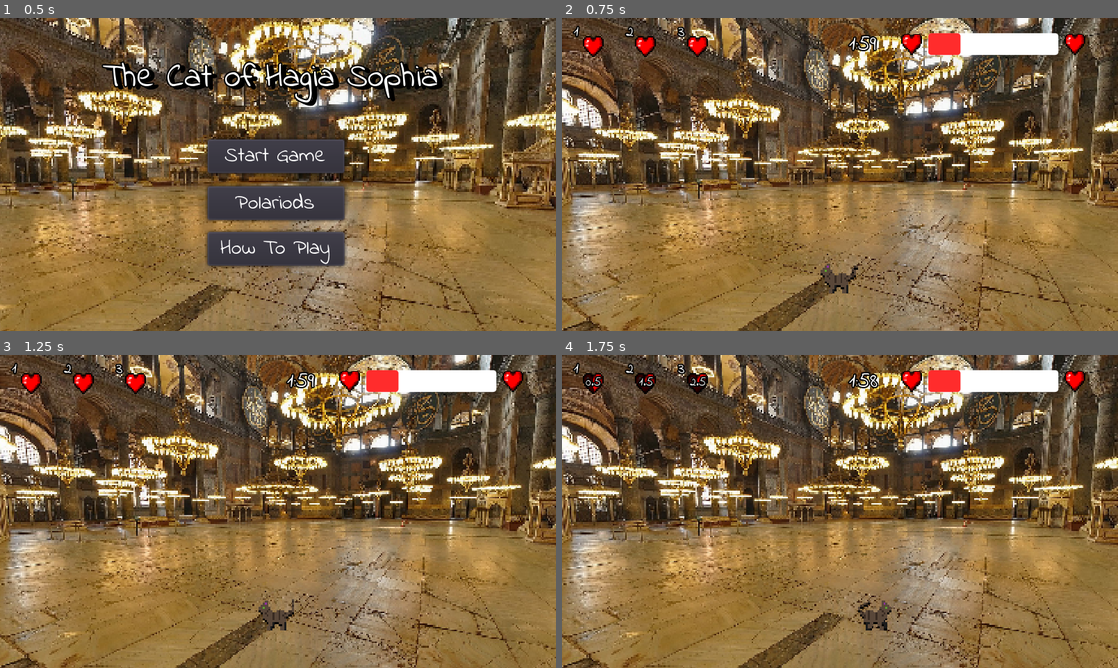
Above: before the commit, frames 1-4 (two rows, left to right).
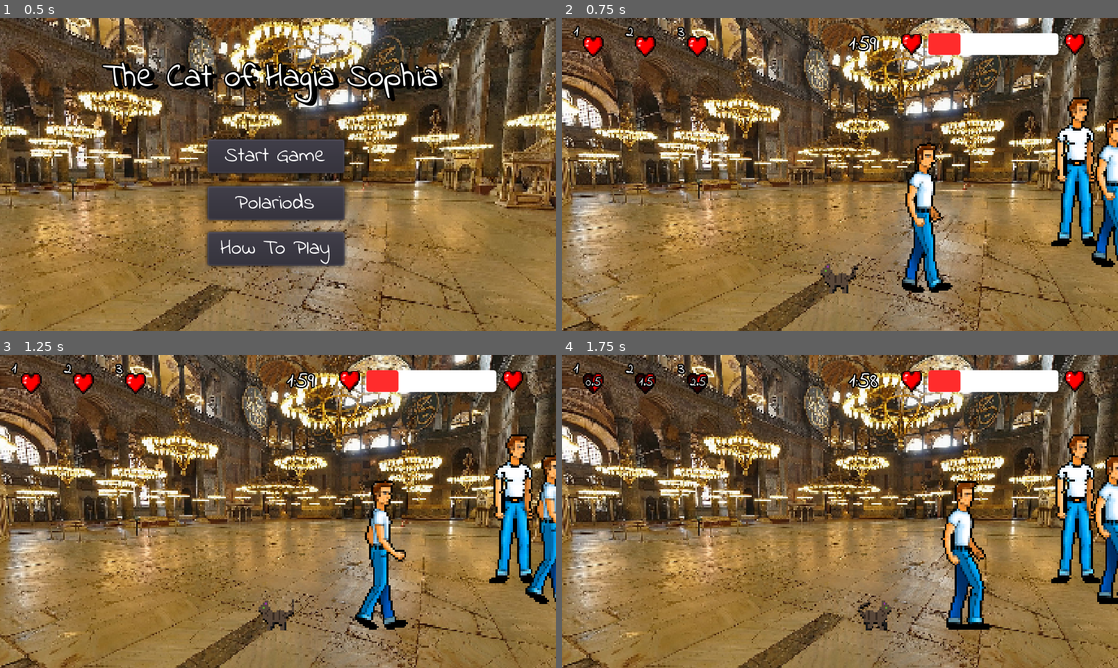
Above: after the commit, the same moments.

Repository: Frozander/BAUGamejam2021
Game: Godot game, scene res://Scenes/TitleScreen.tscn
Same seed, same stepped clock (60 frames per second), same inputs: the game is played once before the commit and once after it. Sound files missing from this copy of the repository are replaced by a short silence.
Inputs:
- Up to frame 1 (0.5 s): no input
- Up to frame 2 (0.75 s): click "Start Game" at 0.5 s
- Up to frame 3 (1.25 s): no input
- Up to frame 4 (1.75 s): tap Enter (ui_accept) at 1.25, 1.52 s; hold Right (ui_right) from 1.28 s (still down)

Frame 1 is identical in both runs. In frame 2, 6.0% of the frame differs, in the area x 61-100%, y 25-88%; in frame 3, 5.7%; in frame 4, 6.2%, in the area x 68-100%, y 25-88%.
Error before the commit: Parse Error: Mixed tabs and spaces in indentation. (res://Assets/Scripts/Game.gd:121)

Commit message:
little merge indentation bug fix

Diff:
--- a/Assets/Prefabs/Person.tscn
+++ b/Assets/Prefabs/Person.tscn
@@ -9,55 +9,55 @@
 
 [sub_resource type="AtlasTexture" id=2]
 atlas = ExtResource( 1 )
-region = Rect2( 0, 81, 64, 81 )
+region = Rect2( 384, 162, 64, 81 )
 
 [sub_resource type="AtlasTexture" id=3]
 atlas = ExtResource( 1 )
-region = Rect2( 64, 81, 64, 81 )
+region = Rect2( 448, 162, 64, 81 )
 
 [sub_resource type="AtlasTexture" id=4]
 atlas = ExtResource( 1 )
-region = Rect2( 128, 81, 64, 81 )
+region = Rect2( 0, 81, 64, 81 )
 
 [sub_resource type="AtlasTexture" id=5]
 atlas = ExtResource( 1 )
-region = Rect2( 192, 81, 64, 81 )
+region = Rect2( 64, 81, 64, 81 )
 
 [sub_resource type="AtlasTexture" id=6]
 atlas = ExtResource( 1 )
-region = Rect2( 256, 81, 64, 81 )
+region = Rect2( 128, 81, 64, 81 )
 
 [sub_resource type="AtlasTexture" id=7]
 atlas = ExtResource( 1 )
-region = Rect2( 320, 81, 64, 81 )
+region = Rect2( 192, 81, 64, 81 )
 
 [sub_resource type="AtlasTexture" id=8]
 atlas = ExtResource( 1 )
-region = Rect2( 384, 81, 64, 81 )
+region = Rect2( 256, 81, 64, 81 )
 
 [sub_resource type="AtlasTexture" id=9]
 atlas = ExtResource( 1 )
-region = Rect2( 448, 81, 64, 81 )
+region = Rect2( 320, 81, 64, 81 )
 
 [sub_resource type="AtlasTexture" id=10]
 atlas = ExtResource( 1 )
-region = Rect2( 0, 162, 64, 81 )
+region = Rect2( 384, 81, 64, 81 )
 
 [sub_resource type="AtlasTexture" id=11]
 atlas = ExtResource( 1 )
-region = Rect2( 64, 162, 64, 81 )
+region = Rect2( 448, 81, 64, 81 )
 
 [sub_resource type="AtlasTexture" id=12]
 atlas = ExtResource( 1 )
-region = Rect2( 128, 162, 64, 81 )
+region = Rect2( 0, 162, 64, 81 )
 
 [sub_resource type="AtlasTexture" id=13]
 atlas = ExtResource( 1 )
-region = Rect2( 384, 162, 64, 81 )
+region = Rect2( 64, 162, 64, 81 )
 
 [sub_resource type="AtlasTexture" id=14]
 atlas = ExtResource( 1 )
-region = Rect2( 448, 162, 64, 81 )
+region = Rect2( 128, 162, 64, 81 )
 
 [sub_resource type="SpriteFrames" id=15]
 animations = [ {
@@ -66,15 +66,15 @@
 "name": "idle",
 "speed": 0.0
 }, {
-"frames": [ SubResource( 2 ), SubResource( 3 ), SubResource( 4 ), SubResource( 5 ), SubResource( 6 ), SubResource( 7 ), SubResource( 8 ), SubResource( 9 ), SubResource( 10 ), SubResource( 11 ), SubResource( 12 ) ],
+"frames": [ SubResource( 2 ), SubResource( 3 ) ],
+"loop": true,
+"name": "pet",
+"speed": 5.0
+}, {
+"frames": [ SubResource( 4 ), SubResource( 5 ), SubResource( 6 ), SubResource( 7 ), SubResource( 8 ), SubResource( 9 ), SubResource( 10 ), SubResource( 11 ), SubResource( 12 ), SubResource( 13 ), SubResource( 14 ) ],
 "loop": true,
 "name": "walk",
 "speed": 9.0
-}, {
-"frames": [ SubResource( 13 ), SubResource( 14 ) ],
-"loop": true,
-"name": "pet",
-"speed": 5.0
 } ]
 
 [sub_resource type="RectangleShape2D" id=16]
--- a/Assets/Scripts/Game.gd
+++ b/Assets/Scripts/Game.gd
@@ -118,7 +118,7 @@
 		people.append([])
 		for p in PERSON_COUNT:
 			var person = PERSON.instance()
-      person.current_index = p
+			person.current_index = p
 			var rand = random_positon_in_move_zone();
 			person.position.x += rand[0]
 			person.position.y += rand[1]
